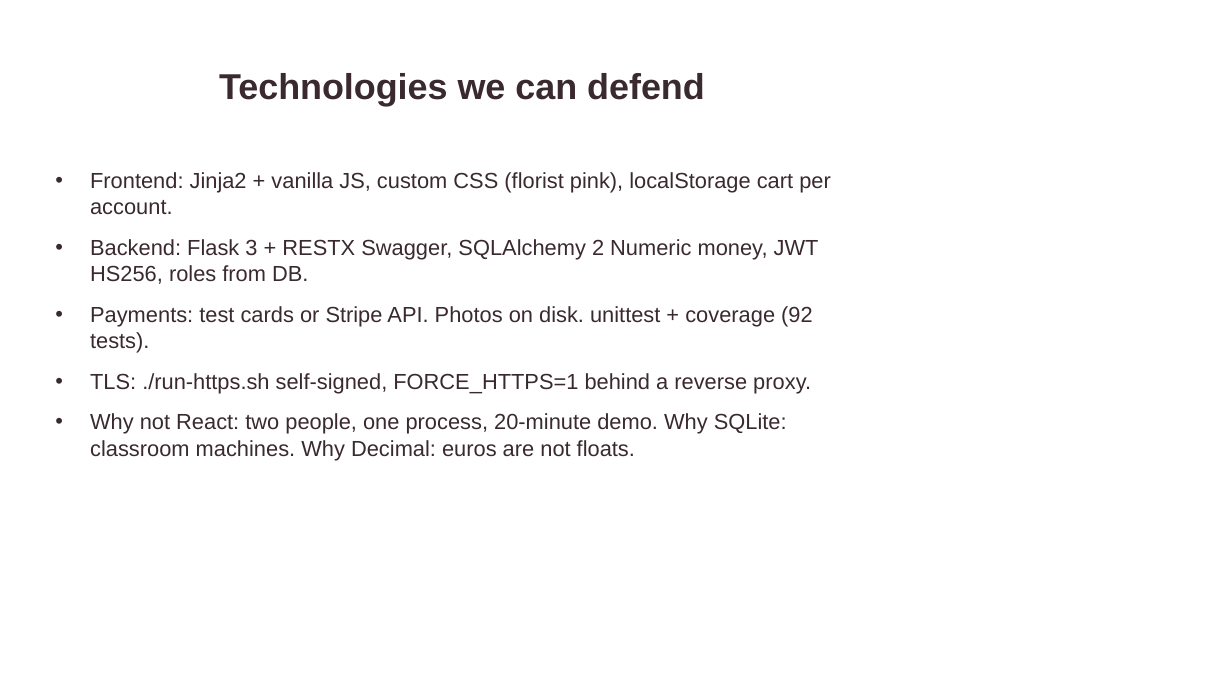
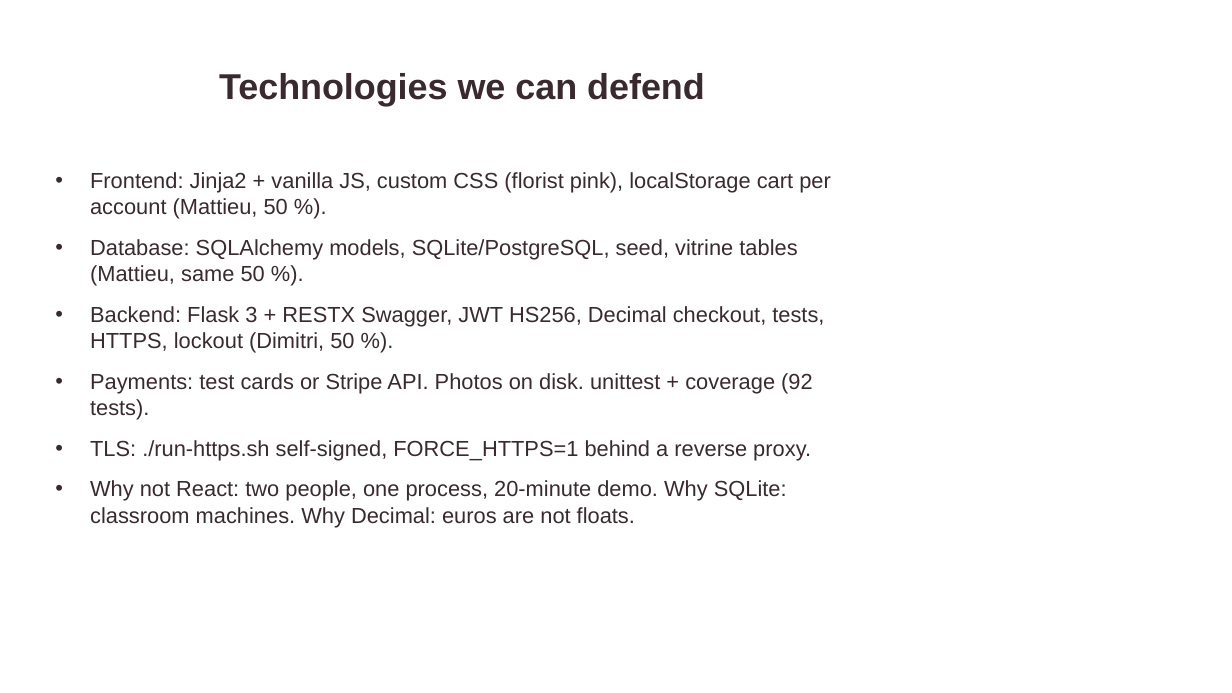
Before and after one commit to Issercio/Demo-day, a slide deck: slide 6 of docs/presentation/Pivoine-Lilas.pptx. Drawn at 1232x693 pixels with LibreOffice and Linux fonts; fonts in the diff are those of the drawing. Boxes give left, top, right and bottom in pixels: in the first picture for what was removed or moved away, otherwise in the second. Text is boxed around its words. In the diff, an @@ line names an element or a change of style, - is before the commit and + after.

```diff
--- a/docs/presentation/Pivoine-Lilas.pptx
+++ b/docs/presentation/Pivoine-Lilas.pptx
@@ text at [90, 172, 831, 353]: text changed @@
-• Frontend: Jinja2 + vanilla JS, custom CSS (florist pink), localStorage cart per account.
-• Backend: Flask 3 + RESTX Swagger, SQLAlchemy 2 Numeric money, JWT HS256, roles from DB.
+• Frontend: Jinja2 + vanilla JS, custom CSS (florist pink), localStorage cart per account (Mattieu, 50 %).
+• Database: SQLAlchemy models, SQLite/PostgreSQL, seed, vitrine tables (Mattieu, same 50 %).
+• Backend: Flask 3 + RESTX Swagger, JWT HS256, Decimal checkout, tests, HTTPS, lockout (Dimitri, 50 %).
```
Also in this commit, not shown: 3 other files.
